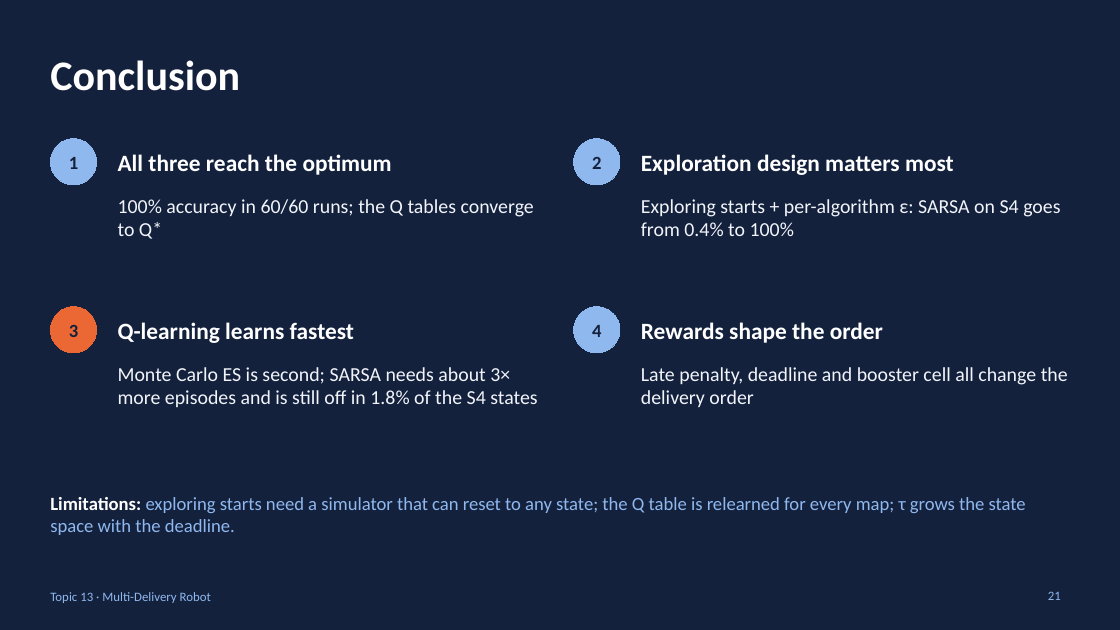
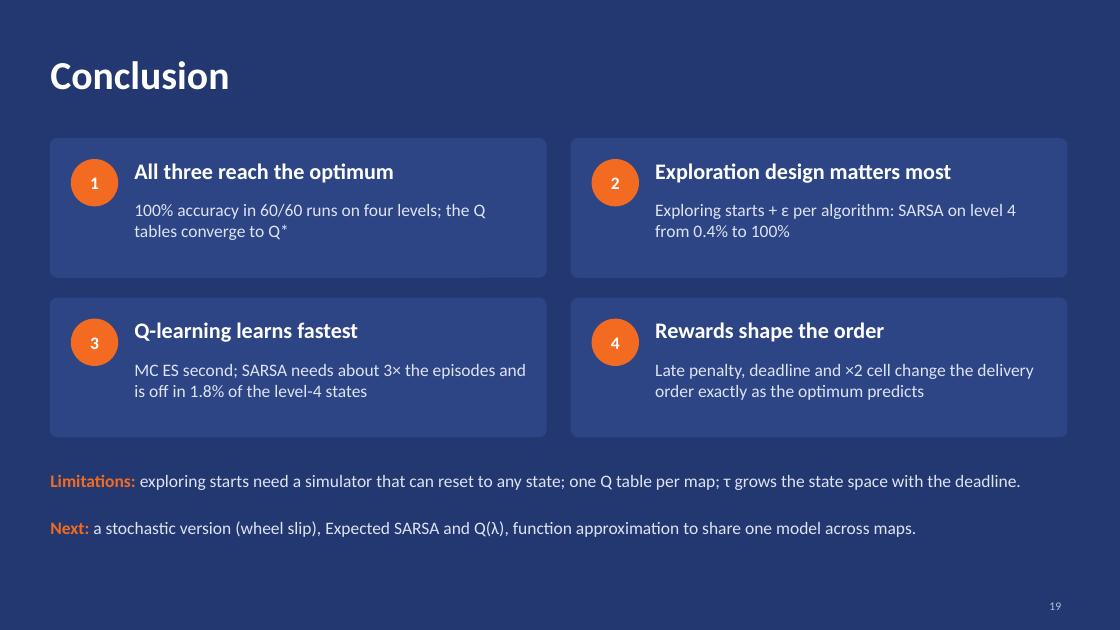
Before and after one commit to Qwup2112/multi-delivery-robot-rl, a slide deck: slide 19 of Nguyen_Quang_Trung-22011211/Slides_Topic13_MultiDeliveryRobot.pptx (slide 21 before the commit). Drawn at 1120x630 pixels with LibreOffice and Linux fonts; fonts in the diff are those of the drawing. Boxes give left, top, right and bottom in pixels: in the first picture for what was removed or moved away, otherwise in the second. Text is boxed around its words. In the diff, an @@ line names an element or a change of style, - is before the commit and + after.

```diff
--- a/Nguyen_Quang_Trung-22011211/Slides_Topic13_MultiDeliveryRobot.pptx
+++ b/Nguyen_Quang_Trung-22011211/Slides_Topic13_MultiDeliveryRobot.pptx
@@ background #14213D to #233871 @@
@@ title "Conclusion" at [50,61,229,90]: size 36 to 34 pt @@
@@ rounded rectangle added at [50,139,546,277], fill #2E4585, outline #2E4585 1 pt @@
@@ rounded rectangle added at [571,139,1067,277], fill #2E4585, outline #2E4585 1 pt @@
@@ size 16 to 15 pt, text colour #14213D to #FFFFFF; fill #8FB8EE to none; outline #8FB8EE 0.75 pt to none in 3 elements at [611,337,620,349], [611,177,620,189], [90,177,99,189] @@
@@ text "1": place and size @@
-text "1" at [50,139,97,185]
+text "1" at [90,177,99,189]
@@ ellipse added at [71,160,118,206], fill #F26B21, outline #F26B21 1 pt @@
@@ text "All three reach the optimum": place and size @@
-text "All three reach the optimum" at [118,154,392,175]
+text "All three reach the optimum" at [134,163,394,183]
@@ text "2": place and size @@
-text "2" at [574,139,620,185]
+text "2" at [611,177,620,189]
@@ ellipse added at [592,160,639,206], fill #F26B21, outline #F26B21 1 pt @@
@@ size 20 to 19 pt; vertical alignment middle to top in 4 elements at [134,322,358,342], [655,322,884,342], [134,163,394,183], [655,163,951,183] @@
@@ text "Exploration design matters most": place and size @@
-text "Exploration design matters most" at [641,154,954,175]
+text "Exploration design matters most" at [655,163,951,183]
@@ text at [134,204,486,240]: text changed; size 17 to 15 pt; text colour #F1F4F9 to #DDE3F2 @@
-100% accuracy in 60/60 runs; the Q tables converge to Q*
+100% accuracy in 60/60 runs on four levels; the Q tables converge to Q*
@@ text at [655,204,1016,237]: text changed; size 17 to 15 pt; text colour #F1F4F9 to #DDE3F2 @@
-Exploring starts + per-algorithm ε: SARSA on S4 goes from 0.4% to 100%
+Exploring starts + ε per algorithm: SARSA on level 4 from 0.4% to 100%
@@ rounded rectangle added at [50,298,546,437], fill #2E4585, outline #2E4585 1 pt @@
@@ rounded rectangle added at [571,298,1067,437], fill #2E4585, outline #2E4585 1 pt @@
@@ text "3": place and size @@
-text "3" at [50,307,97,353]
+text "3" at [90,337,99,349]
@@ text "3" at [90,337,99,349]: size 16 to 15 pt, text colour #14213D to #FFFFFF; fill #EB6834 to none; outline #EB6834 0.75 pt to none @@
@@ ellipse added at [71,319,118,365], fill #F26B21, outline #F26B21 1 pt @@
@@ text "Q-learning learns fastest": place and size @@
-text "Q-learning learns fastest" at [118,322,354,343]
+text "Q-learning learns fastest" at [134,322,358,342]
@@ text "4": place and size @@
-text "4" at [574,307,620,353]
+text "4" at [611,337,620,349]
@@ ellipse added at [592,319,639,365], fill #F26B21, outline #F26B21 1 pt @@
@@ text "Rewards shape the order": place and size @@
-text "Rewards shape the order" at [641,322,883,343]
+text "Rewards shape the order" at [655,322,884,342]
@@ text at [134,364,526,397]: text changed; size 17 to 15 pt; text colour #F1F4F9 to #DDE3F2 @@
-Monte Carlo ES is second; SARSA needs about 3× more episodes and is still off in 1.8% of the S4 states
+MC ES second; SARSA needs about 3× the episodes and is off in 1.8% of the level-4 states
@@ text at [655,364,1033,400]: text changed; size 17 to 15 pt; text colour #F1F4F9 to #DDE3F2 @@
-Late penalty, deadline and booster cell all change the delivery order
+Late penalty, deadline and ×2 cell change the delivery order exactly as the optimum predicts
@@ text at [50,474,1021,490]: text changed; size 16 to 15 pt; text colour #8FB8EE to #DDE3F2 @@
-Limitations: exploring starts need a simulator that can reset to any state; the Q table is relearned for every map; τ grows the state space with the deadline.
+Limitations: exploring starts need a simulator that can reset to any state; one Q table per map; τ grows the state space with the deadline.
@@ text added at [50,521,917,537], 15 pt, text #DDE3F2 @@
+Next: a stochastic version (wheel slip), Expected SARSA and Q(λ), function approximation to share one model across maps.
@@ text removed at [50,592,211,603] @@
-Topic 13 · Multi-Delivery Robot
@@ page number removed at [1048,591,1061,600] @@
-21
@@ page number added at [1049,602,1061,610], 10 pt, text #B9C1D9 @@
+19
```
Also in this commit, not shown: 11 other slides changed, 8 slides added, 9 slides removed, 1 other file.
